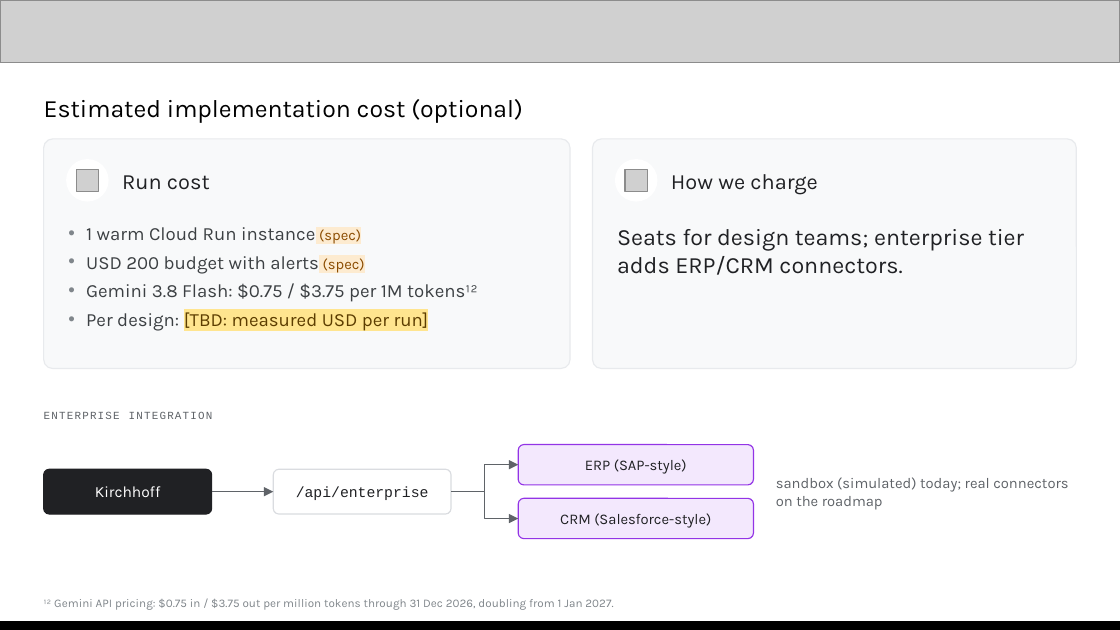
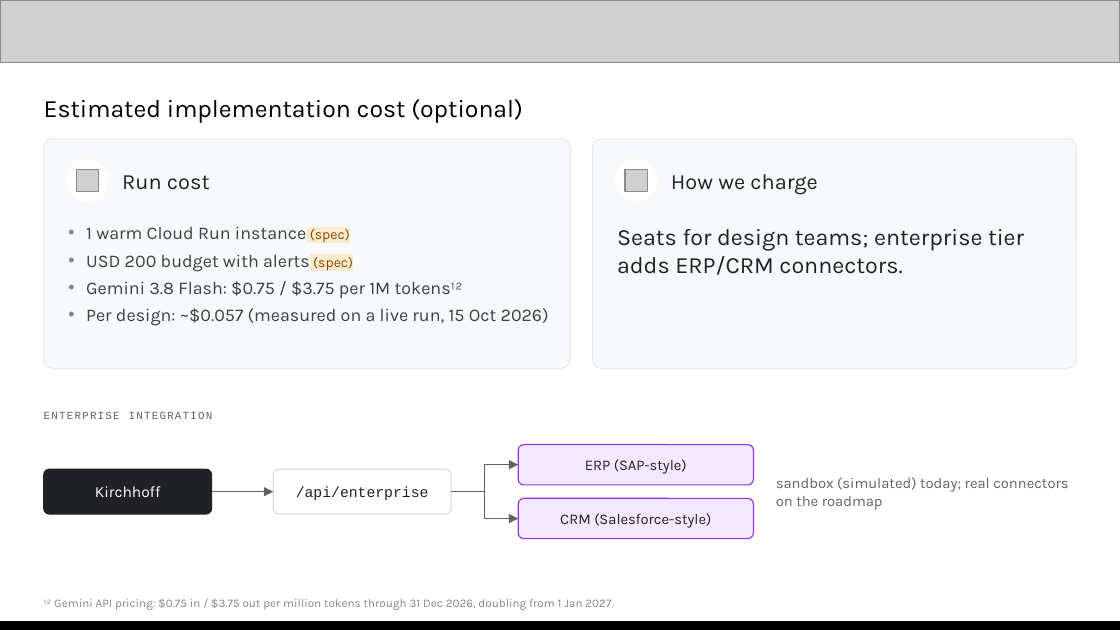
Before and after one commit to mehular0ra/kirchhoff, a slide deck: slide 9 of docs/submission/deck/Kirchhoff-AI-Builder-Cup.pptx. Drawn at 1120x630 pixels with LibreOffice and Linux fonts; fonts in the diff are those of the drawing; grey boxes stand for pictures. Boxes give left, top, right and bottom in pixels: in the first picture for what was removed or moved away, otherwise in the second. Text is boxed around its words. In the diff, an @@ line names an element or a change of style, - is before the commit and + after.

```diff
--- a/docs/submission/deck/Kirchhoff-AI-Builder-Cup.pptx
+++ b/docs/submission/deck/Kirchhoff-AI-Builder-Cup.pptx
@@ text at bbox=[86, 226, 463, 298]: size 12 to 11.5 pt in "1 warm Cloud Run instance", "USD 200 budget with alerts", "Gemini 3.8 Flash: $0.75 / $3.75 per ..."; size 9.5 to 9 pt in "(spec)", "(spec)" @@
@@ text at bbox=[86, 308, 549, 326]: text changed; size 12 to 11.5 pt; text colour #5C3D00 to #3C4043 @@
-• Per design: [TBD: measured USD per run]
+• Per design: ~$0.057 (measured on a live run, 15 Oct 2026)
```
Also in this commit, not shown: 1 other slide changed, 5 other files.
